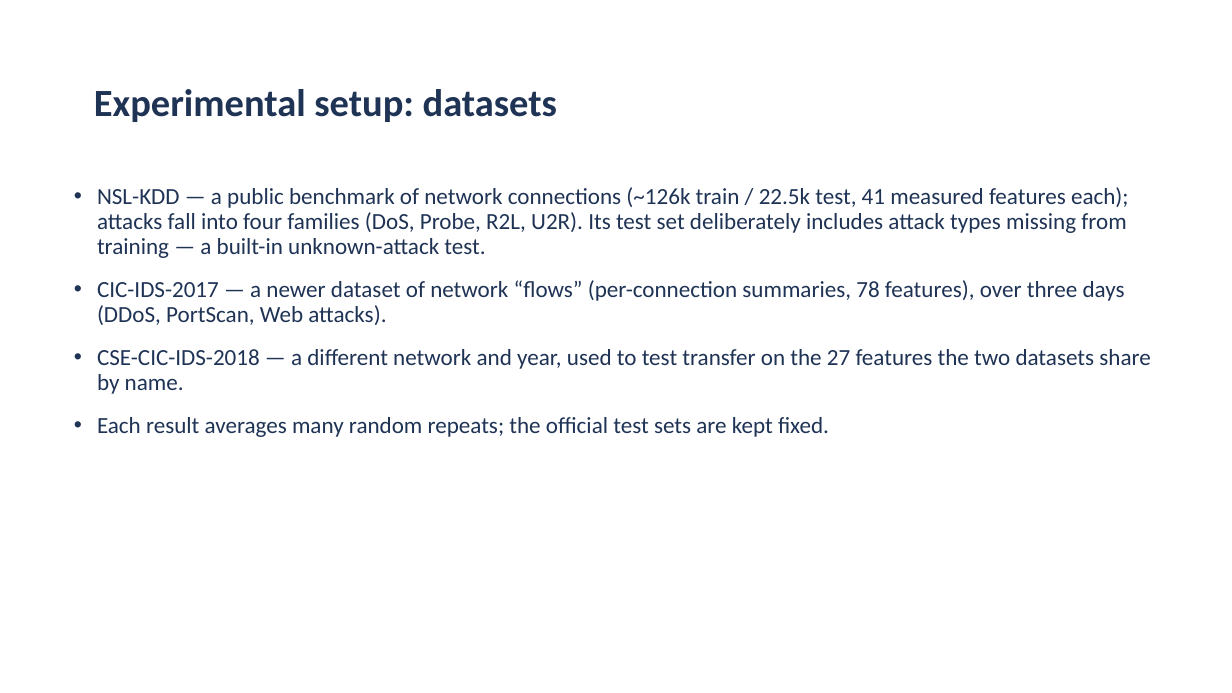
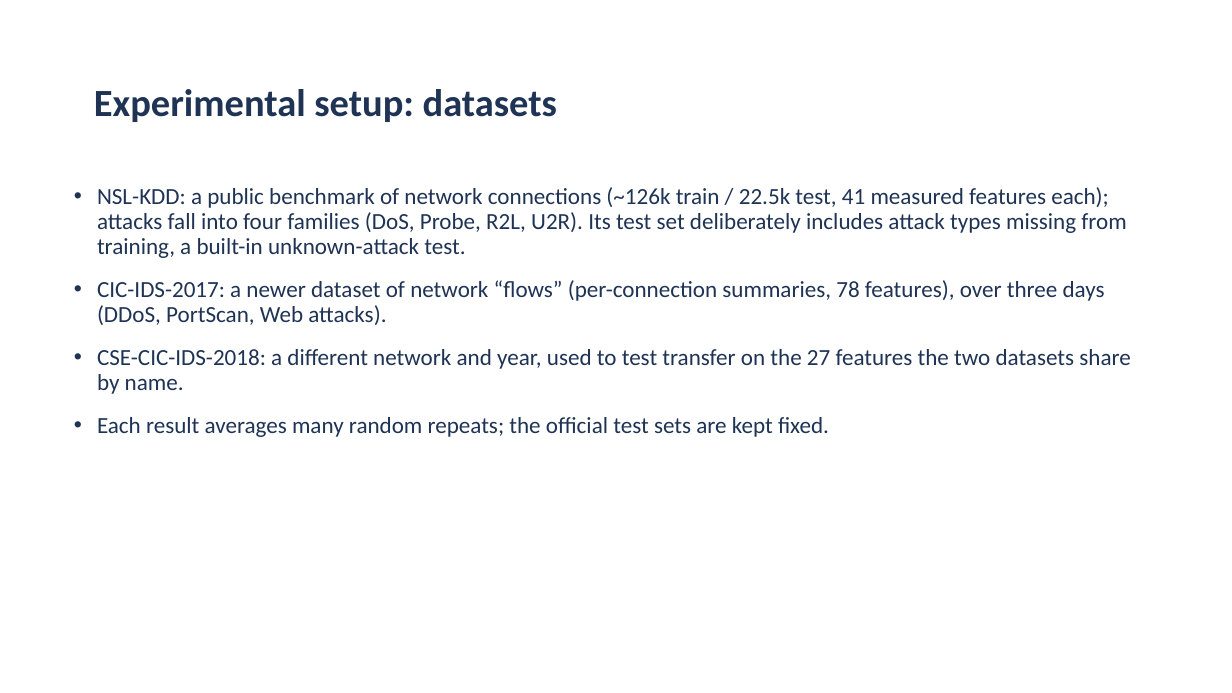
Before and after one commit to aiparallel0/chaoscrypt, a slide deck: slide 6 of papers/paper2-ids-selective/presentation.pptx. Drawn at 1232x693 pixels with LibreOffice and Linux fonts; fonts in the diff are those of the drawing; background and template pictures are left out. Boxes give left, top, right and bottom in pixels: in the first picture for what was removed or moved away, otherwise in the second. Text is boxed around its words. In the diff, an @@ line names an element or a change of style, - is before the commit and + after.

```diff
--- a/papers/paper2-ids-selective/presentation.pptx
+++ b/papers/paper2-ids-selective/presentation.pptx
@@ text at (97, 187, 1130, 394): text changed @@
-• NSL-KDD — a public benchmark of network connections (~126k train / 22.5k test, 41 measured features each); attacks fall into four families (DoS, Probe, R2L, U2R). Its test set deliberately includes attack types missing from training — a built-in unknown-attack test.
-• CIC-IDS-2017 — a newer dataset of network “flows” (per-connection summaries, 78 features), over three days (DDoS, PortScan, Web attacks).
-• CSE-CIC-IDS-2018 — a different network and year, used to test transfer on the 27 features the two datasets share by name.
+• NSL-KDD: a public benchmark of network connections (~126k train / 22.5k test, 41 measured features each); attacks fall into four families (DoS, Probe, R2L, U2R). Its test set deliberately includes attack types missing from training, a built-in unknown-attack test.
+• CIC-IDS-2017: a newer dataset of network “flows” (per-connection summaries, 78 features), over three days (DDoS, PortScan, Web attacks).
+• CSE-CIC-IDS-2018: a different network and year, used to test transfer on the 27 features the two datasets share by name.
```
Also in this commit, not shown: 15 other slides changed, 6 other files.
